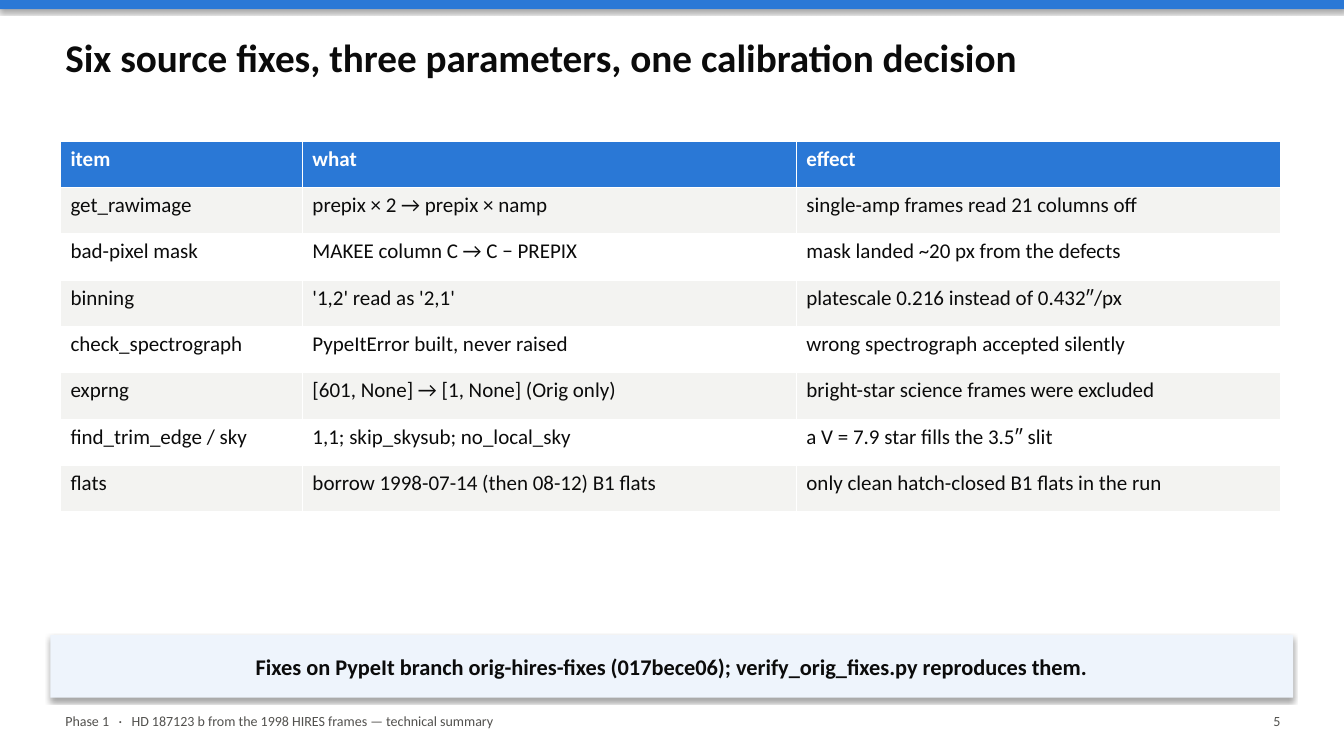
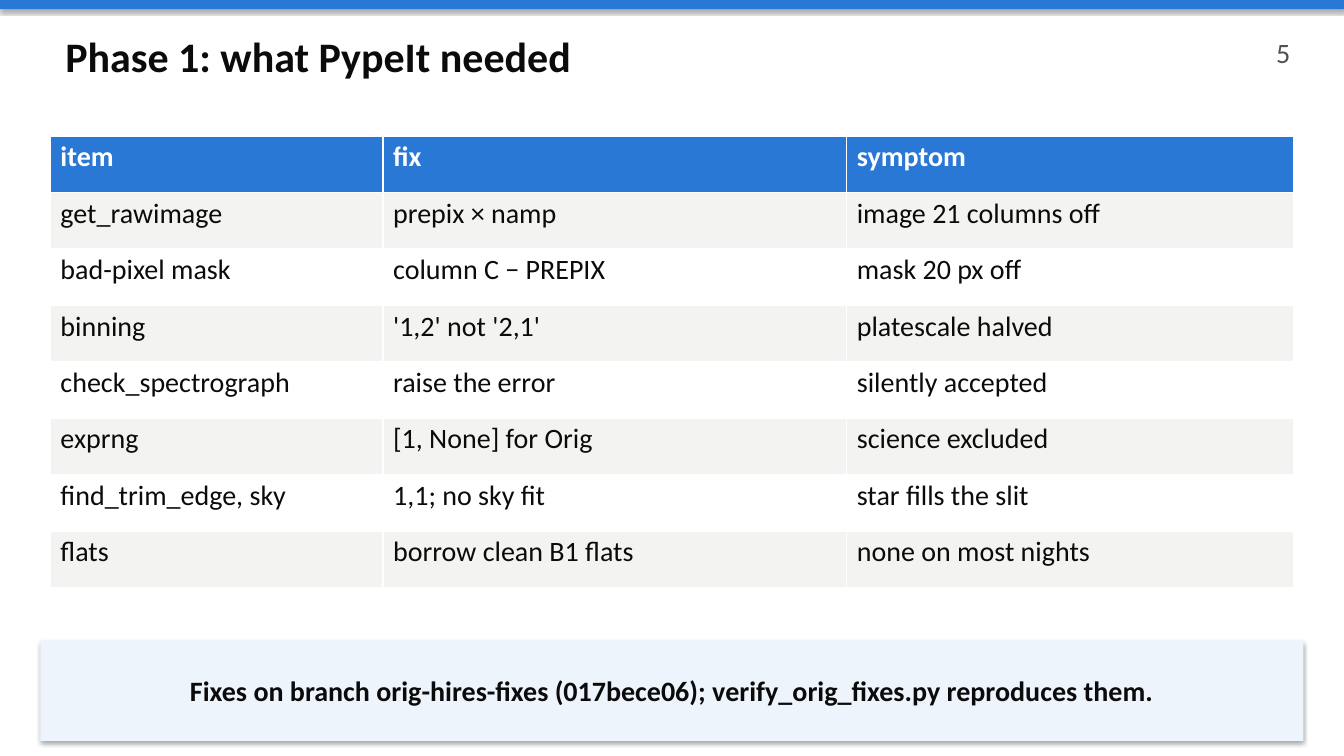
Before and after one commit to pypeit/first-hires-exoplanet, a slide deck: slide 5 of docs/slides/technical_summary.pptx. Drawn at 1344x756 pixels with LibreOffice and Linux fonts; fonts in the diff are those of the drawing. Boxes give left, top, right and bottom in pixels: in the first picture for what was removed or moved away, otherwise in the second. Text is boxed around its words. In the diff, an @@ line names an element or a change of style, - is before the commit and + after.

```diff
--- a/docs/slides/technical_summary.pptx
+++ b/docs/slides/technical_summary.pptx
@@ text at (65, 42, 571, 79): text changed; size 28 to 30 pt @@
-Six source fixes, three parameters, one calibration decision
+Phase 1: what PypeIt needed
@@ text "5": place and size @@
-text "5" at (1273, 717, 1280, 726)
+text "5" at (1276, 45, 1290, 63)
@@ text "5" at (1276, 45, 1290, 63): size 10 to 20 pt; more space between paragraphs @@
@@ table at (50, 136, 1294, 588) @@
-row 1, column 2: what
+row 1, column 2: fix
-row 1, column 3: effect
+row 1, column 3: symptom
-row 2, column 2: prepix × 2 → prepix × namp
+row 2, column 2: prepix × namp
-row 2, column 3: single-amp frames read 21 columns off
+row 2, column 3: image 21 columns off
-row 3, column 2: MAKEE column C → C − PREPIX
+row 3, column 2: column C − PREPIX
-row 3, column 3: mask landed ~20 px from the defects
+row 3, column 3: mask 20 px off
-row 4, column 2: '1,2' read as '2,1'
+row 4, column 2: '1,2' not '2,1'
-row 4, column 3: platescale 0.216 instead of 0.432″/px
+row 4, column 3: platescale halved
-row 5, column 2: PypeItError built, never raised
+row 5, column 2: raise the error
-row 5, column 3: wrong spectrograph accepted silently
+row 5, column 3: silently accepted
-row 6, column 2: [601, None] → [1, None] (Orig only)
+row 6, column 2: [1, None] for Orig
-row 6, column 3: bright-star science frames were excluded
+row 6, column 3: science excluded
-row 7: find_trim_edge / sky | 1,1; skip_skysub; no_local_sky | a V = 7.9 star fills the 3.5″ slit
+row 7: find_trim_edge, sky | 1,1; no sky fit | star fills the slit
-row 8, column 2: borrow 1998-07-14 (then 08-12) B1 flats
+row 8, column 2: borrow clean B1 flats
-row 8, column 3: only clean hatch-closed B1 flats in the run
+row 8, column 3: none on most nights
@@ size 15 to 20 pt in "item", "get_rawimage", "bad-pixel mask", "binning" and 3 more places @@
@@ table: place and size @@
-table at (60, 141, 1280, 512)
+table at (50, 136, 1294, 588)
@@ rectangle "Fixes on branch orig-hires-fixes (017bece06); ...": place and size @@
-rectangle "Fixes on branch orig-hires-fixes (017bece06); ..." at (50, 635, 1294, 698)
+rectangle "Fixes on branch orig-hires-fixes (017bece06); ..." at (40, 640, 1304, 741)
@@ text in rectangle at (190, 680, 1153, 706): text changed; size 16 to 20 pt @@
-Fixes on PypeIt branch orig-hires-fixes (017bece06); verify_orig_fixes.py reproduces them.
+Fixes on branch orig-hires-fixes (017bece06); verify_orig_fixes.py reproduces them.
@@ text removed at (65, 716, 493, 728) @@
-Phase 1 · HD 187123 b from the 1998 HIRES frames — technical summary
```
Also in this commit, not shown: 26 other slides changed, 3 slides added, 1 slide removed, 2 other files.
